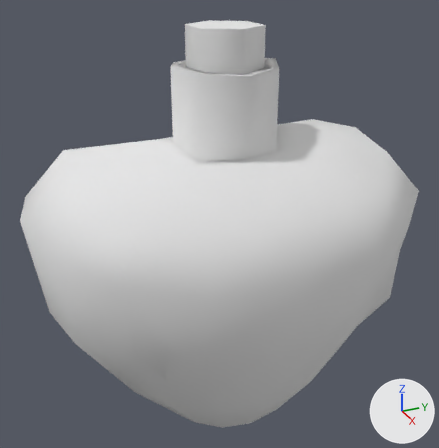
The OBJ model Assets/health.obj as it was, and as the next commit left it.
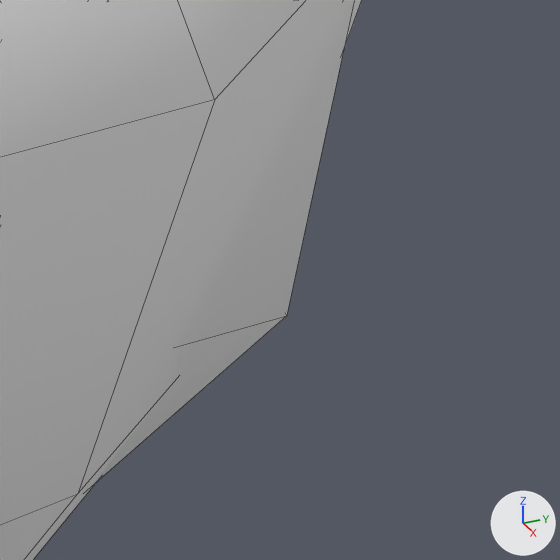
There are two pictures of each version: one whole from a camera (50 mm lens) standing at (1.095, -0.504, 1.628) and looking at (-0.02, -0.002, 1.07), one close up on the part from 77% to 100% of the width and 54% to 76% of the height. The lights are fixed; the arrows at lower right show +X, +Y and +Z. The close-ups show mesh edges as thin lines. Where no turn or scale is listed for an object, it has been applied to the vertices.

The first close-up shows 'health'.
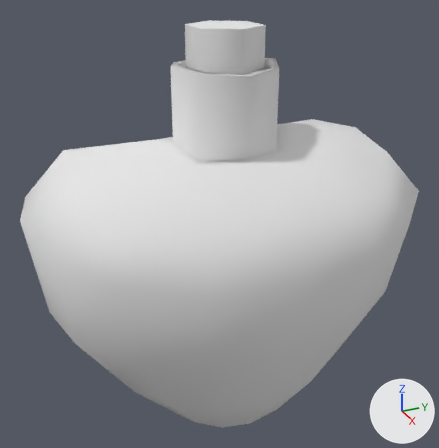
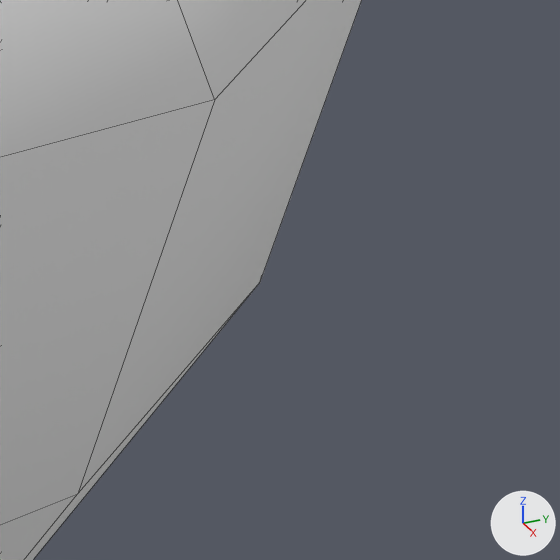
Pixel boxes [x1, y1, x2, y2] of what changed, in the close-ups (560 x 560 px; the box of a moved part takes in the faces that stretch with it):
part 1 of me_health, moved or reshaped (not visible afterwards)
    before: [91, 0, 354, 487]

The change in detail:
me_health has 294 vertices, 298 faces and spans x -0.323..0.323, y -0.418..0.418, z 0.57..1.493.
me_health is used by ob_health; location (0.0, 0.0, 0.0).
Part 1, on me_health:
Vertex 266 of me_health moves from (0.221, 0.287, 1.167) to (0.176, 0.287, 1.167).
Vertex 274 of me_health moves from (0.237, 0.287, 1.087) to (0.212, 0.287, 1.087).
Vertex 282 of me_health moves from (0.252, 0.261, 0.967) at pixel (286, 315) to (0.207, 0.261, 0.967).
